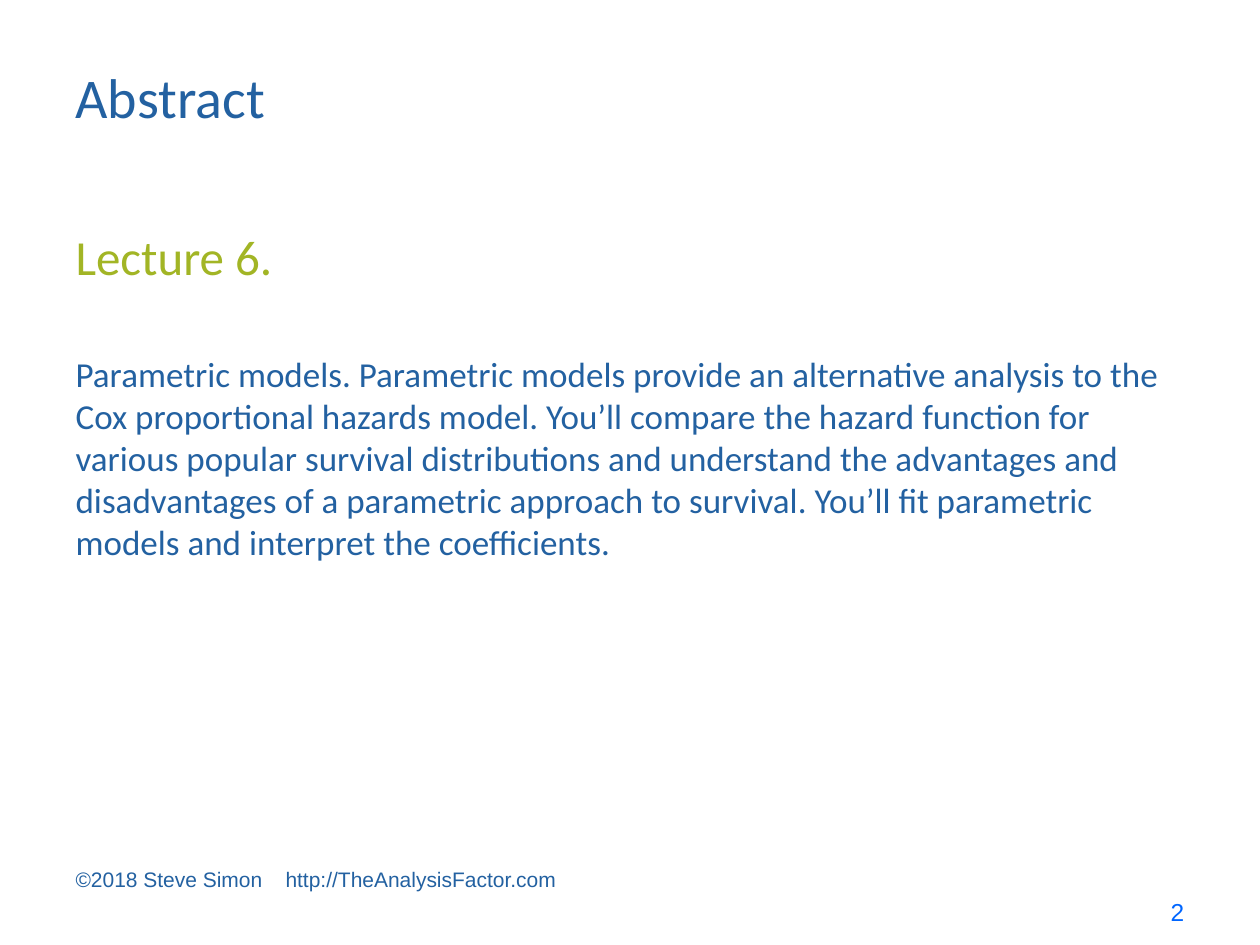
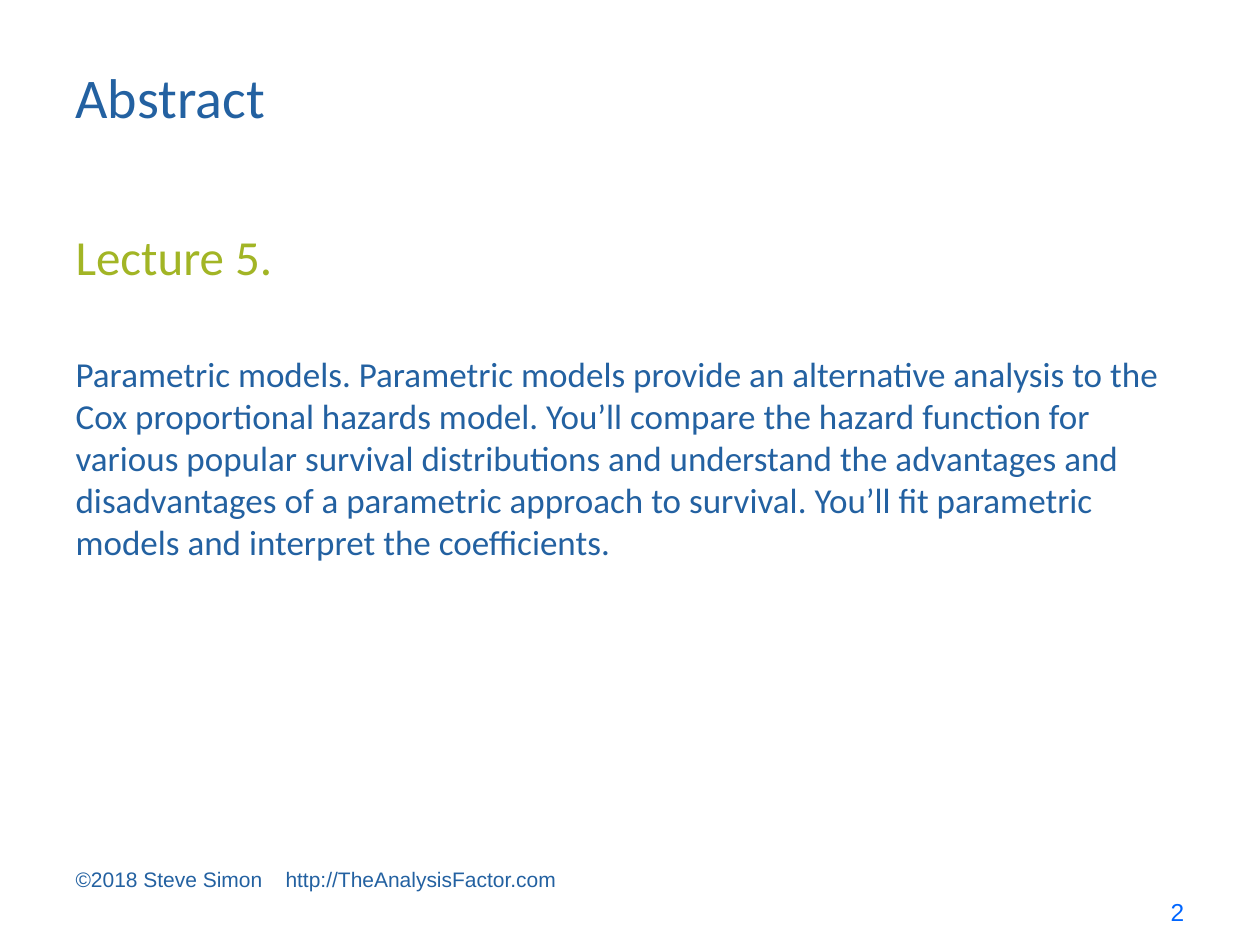
Before and after one commit to pmean/survival-models, a slide deck: slide 2 of bin/survival lecture 5.pptx. Drawn at 1260x945 pixels with LibreOffice and Linux fonts; fonts in the diff are those of the drawing. Boxes give left, top, right and bottom in pixels: in the first picture for what was removed or moved away, otherwise in the second. Text is boxed around its words. In the diff, an @@ line names an element or a change of style, - is before the commit and + after.

```diff
--- a/bin/survival lecture 5.pptx
+++ b/bin/survival lecture 5.pptx
@@ text at (76,243,272,276): text changed @@
-Lecture 6.
+Lecture 5.
```
Also in this commit, not shown: 10 other files.
